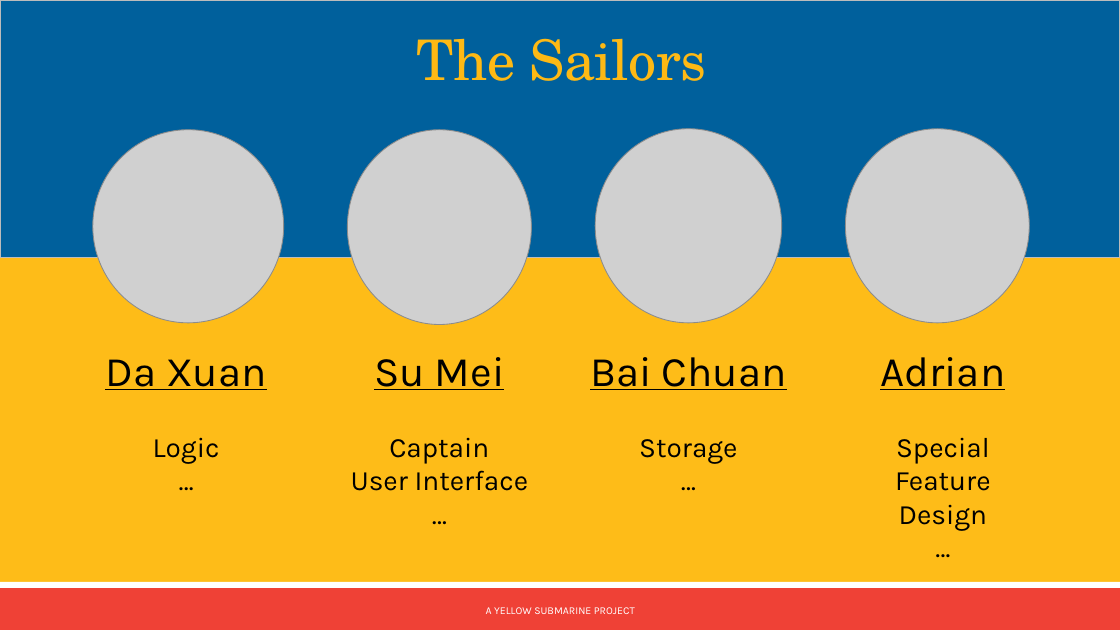
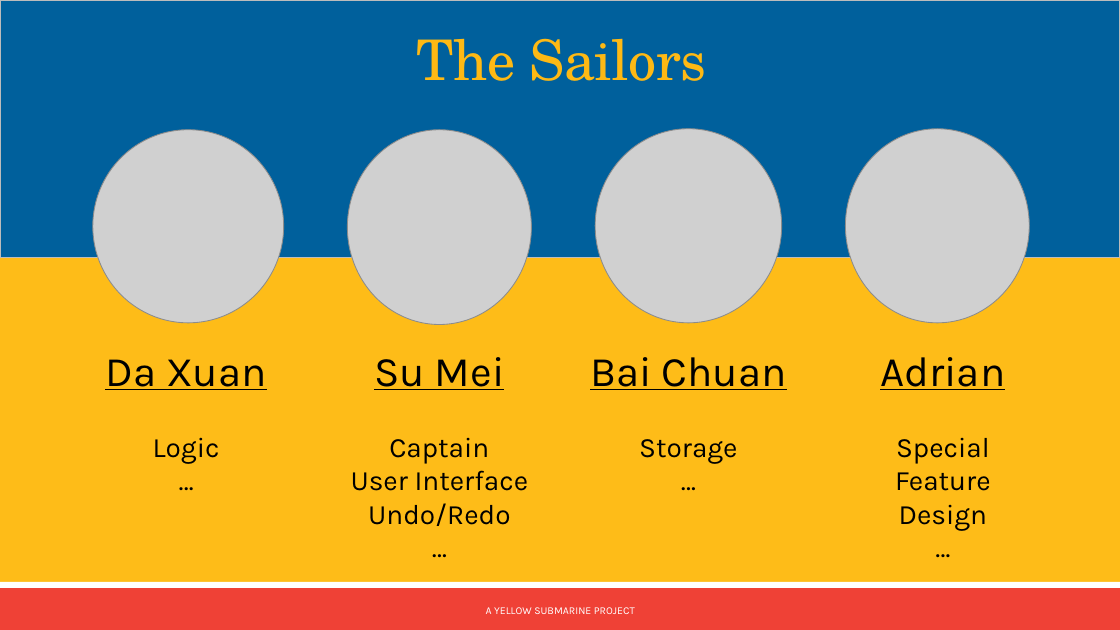
Before and after one commit to cs2103aug2015-w13-3j/main, a slide deck: slide 4 of src/gui/help slides/Slides for making Help sheet.pptx. Drawn at 1120x630 pixels with LibreOffice and Linux fonts; fonts in the diff are those of the drawing; grey boxes stand for pictures. Boxes give left, top, right and bottom in pixels: in the first picture for what was removed or moved away, otherwise in the second. Text is boxed around its words. In the diff, an @@ line names an element or a change of style, - is before the commit and + after.

```diff
--- a/src/gui/help slides/Slides for making Help sheet.pptx
+++ b/src/gui/help slides/Slides for making Help sheet.pptx
@@ text at [368, 503, 510, 526]: paragraph added @@
+Undo/Redo
```
Also in this commit, not shown: 2 other slides changed, 7 other files.
